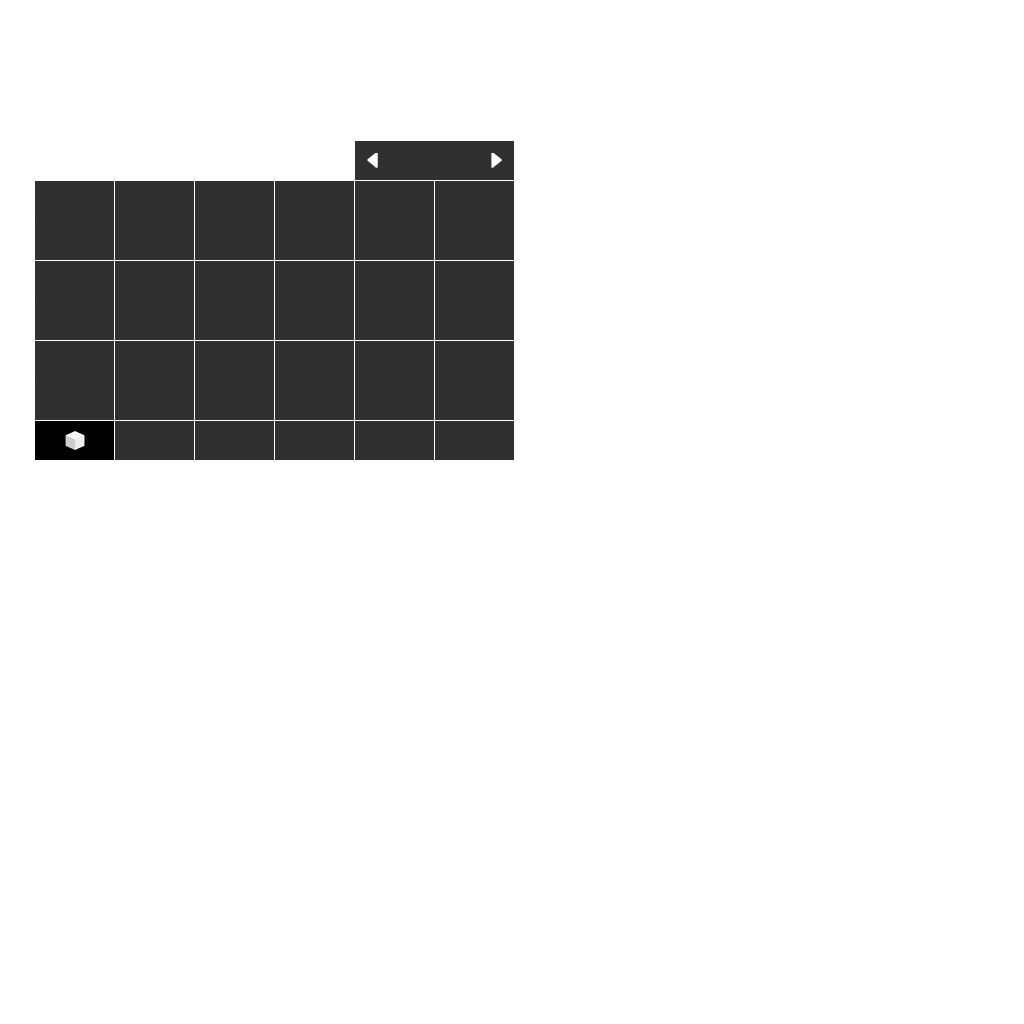
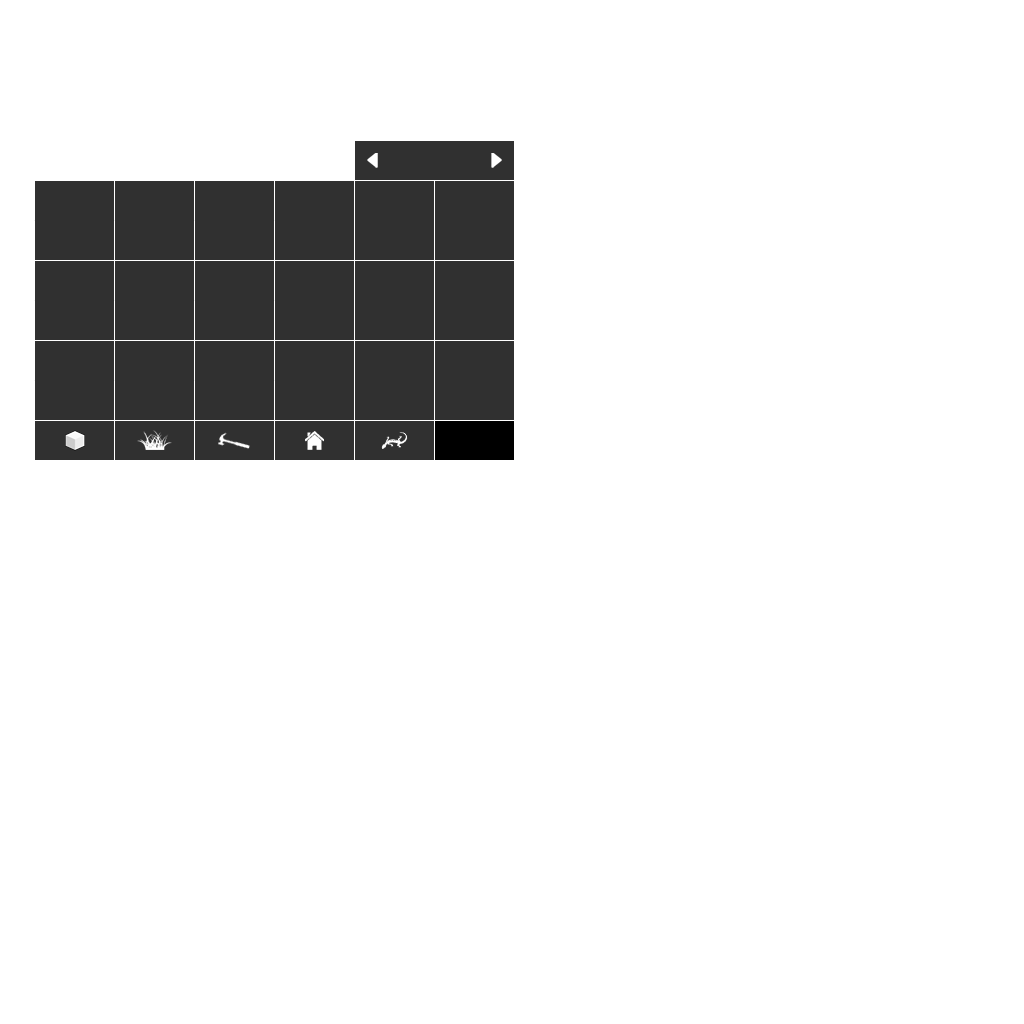
Revision of a layered 1024x1024 image; what changed, layer by layer:
showed "Tab 6" over [435, 421, 514, 460]
added layer "Tab 5 - Icon" above "Tab 5" over [381, 431, 408, 449]
added layer "Tab 4 - Icon" above "Tab 4" over [305, 431, 324, 450]
added layer "Tab 3 - Icon" above "Tab 3" over [218, 432, 250, 449]
added layer "Tab 2 - Icon" above "Tab 2" over [137, 430, 172, 450]
hid "Tab 1" over [35, 421, 114, 460]
